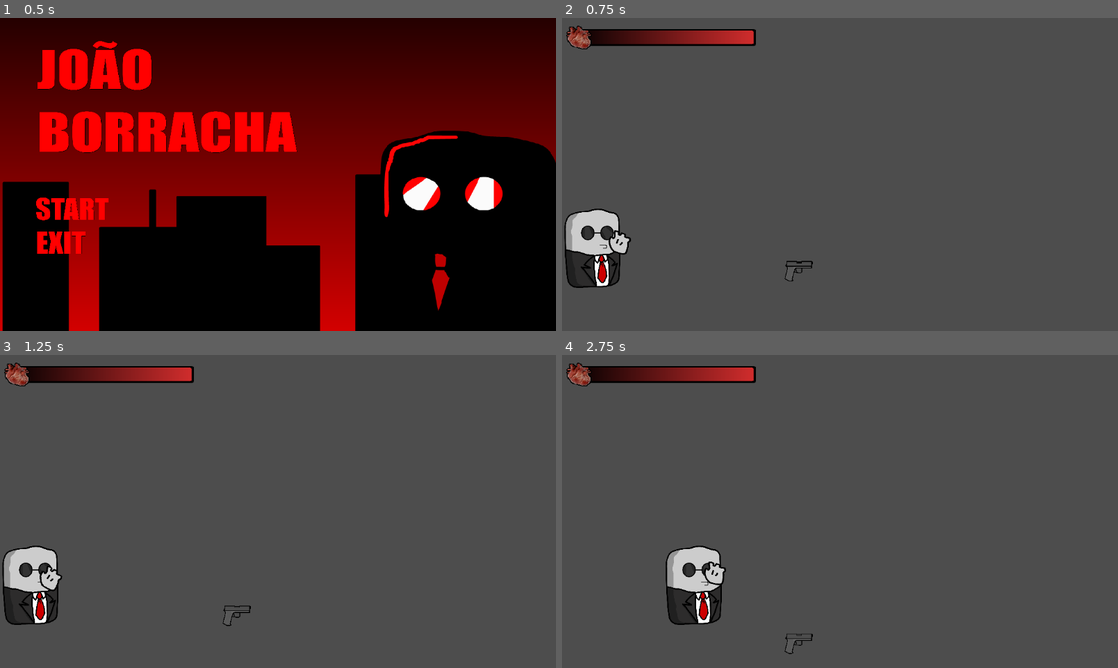
Above: before the commit, frames 1-4 (two rows, left to right).
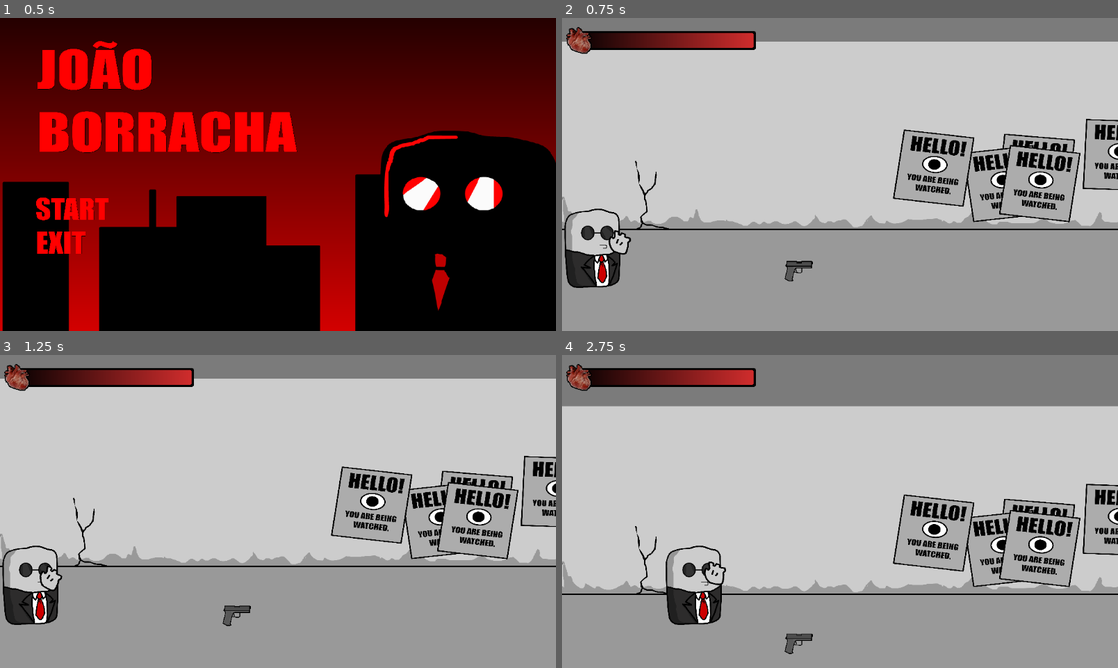
Above: after the commit, the same moments.

Repository: PH1LIPPUS/JoaoBorracha
Game: Godot game, scene res://Sceens/main.tscn
Same seed, same stepped clock (60 frames per second), same inputs: the game is played once before the commit and once after it. Video files are missing from this copy of the repository; at most half a second of black plays in their place.
Inputs (mouse positions are in pixels of both pictures, inside the frame that each line leads up to):
- Up to frame 1 (0.5 s): no input
- Up to frame 2 (0.75 s): click (634, 208) at 0.5 s
- Up to frame 3 (1.25 s): no input
- Up to frame 4 (2.75 s): move the mouse to (962, 495) at 1.27 s; hold Q (drop) 1.28-2.03 s; hold D (right) from 1.28 s (still down); tap Space (jump) at 1.52, 2.27 s; move the mouse to (728, 527) at 2.02 s; tap E (pickup) at 2.1 s

Frame 1 is identical in both runs. In frame 2, 96% of the frame differs, in the area x 0-100%, y 0-100%; in frame 3, 96%; in frame 4, 96%.

Commit message:
Commit Pedido por Filipe Nunes

Diff:
--- a/joaoborracha/Player/player.tscn
+++ b/joaoborracha/Player/player.tscn
@@ -198,8 +198,8 @@
 script = ExtResource("9_n471f")
 
 [node name="BarraSprite" type="AnimatedSprite2D" parent="Barra de vida"]
-position = Vector2(184.613, 34.6574)
-scale = Vector2(1.1, 0.875523)
+position = Vector2(184.613, 40.1574)
+scale = Vector2(1.1, 0.971175)
 sprite_frames = SubResource("SpriteFrames_m0h3t")
 animation = &"Vida"
 autoplay = "Vida"
--- a/joaoborracha/Sceens/cutsceen.tscn
+++ b/joaoborracha/Sceens/cutsceen.tscn
@@ -1,14 +1,15 @@
-[gd_scene load_steps=5 format=3 uid="uid://jqbjgv6vxruj"]
+[gd_scene load_steps=6 format=3 uid="uid://jqbjgv6vxruj"]
 
 [ext_resource type="Script" uid="uid://bmig5dpbvw4fp" path="res://Scrips/cutsceen.gd" id="1_4ixod"]
 [ext_resource type="VideoStream" uid="uid://bfg28n4e725q1" path="res://Resources/johnnyOrigin.ogv" id="2_lp7eo"]
+[ext_resource type="Texture2D" uid="uid://c4v03ilq57b0k" path="res://Resources/resources/sprites/ui/text/skip.png" id="3_lp7eo"]
 [ext_resource type="Texture2D" uid="uid://cx75fenxqq8wp" path="res://Resources/resources/sprites/ui/text/skip1.png" id="4_6my6n"]
 
 [sub_resource type="SpriteFrames" id="SpriteFrames_jwoqj"]
 animations = [{
 "frames": [{
 "duration": 1.0,
-"texture": ExtResource("4_6my6n")
+"texture": ExtResource("3_lp7eo")
 }],
 "loop": true,
 "name": &"idle",
@@ -40,7 +41,7 @@
 position = Vector2(1088.75, 50.5274)
 scale = Vector2(0.08, 0.08)
 sprite_frames = SubResource("SpriteFrames_jwoqj")
-animation = &"skip"
+animation = &"idle"
 autoplay = "idle"
 
 [node name="Skip" type="Button" parent="AnimatedSprite2D"]
--- a/joaoborracha/Sceens/game.tscn
+++ b/joaoborracha/Sceens/game.tscn
@@ -134,7 +134,7 @@
 position = Vector2(552, 329)
 scale = Vector2(5.26, 5.105)
 sprite_frames = SubResource("SpriteFrames_yjs1f")
-animation = &"resume"
+animation = &"back"
 autoplay = "idle"
 
 [node name="Resume" type="Button" parent="PauseMenu"]
--- a/joaoborracha/Sceens/game_over.tscn
+++ b/joaoborracha/Sceens/game_over.tscn
@@ -3,7 +3,7 @@
 [ext_resource type="Script" uid="uid://fsw2pon5s2vq" path="res://Scrips/game_over.gd" id="1_fws3t"]
 [ext_resource type="Texture2D" uid="uid://17opgr2d738l" path="res://Resources/resources/sprites/ui/menu/bg.png" id="2_wt1y3"]
 [ext_resource type="Texture2D" uid="uid://vr2r367au6id" path="res://Resources/resources/sprites/ui/menu/city.png" id="3_nqmtq"]
-[ext_resource type="FontFile" uid="uid://js0ssghbweqw" path="res://Resources/Fontes/impact.ttf" id="4_w2fgr"]
+[ext_resource type="FontFile" uid="uid://js0ssghbweqw" path="res://Resources/resources/impact/impact.ttf" id="4_w2fgr"]
 [ext_resource type="Texture2D" uid="uid://dykgie66otqpi" path="res://Resources/resources/sprites/ui/menu/shadow.png" id="5_sj5qd"]
 
 [node name="Game over" type="Node2D"]
@@ -48,10 +48,10 @@
 expand_mode = 1
 
 [node name="Menu" type="Button" parent="."]
-offset_left = 450.0
-offset_top = 538.0
-offset_right = 592.0
-offset_bottom = 584.0
+offset_left = 971.0
+offset_top = 569.0
+offset_right = 1113.0
+offset_bottom = 615.0
 focus_mode = 0
 theme_override_fonts/font = ExtResource("4_w2fgr")
 theme_override_font_sizes/font_size = 30
@@ -59,10 +59,10 @@
 flat = true
 
 [node name="Restart" type="Button" parent="."]
-offset_left = 218.0
-offset_top = 538.0
-offset_right = 316.0
-offset_bottom = 584.0
+offset_left = 987.0
+offset_top = 502.0
+offset_right = 1086.0
+offset_bottom = 548.0
 focus_mode = 0
 theme_override_fonts/font = ExtResource("4_w2fgr")
 theme_override_font_sizes/font_size = 30
--- a/joaoborracha/Sceens/map.tscn
+++ b/joaoborracha/Sceens/map.tscn
@@ -1,8 +1,10 @@
-[gd_scene load_steps=8 format=3 uid="uid://dsx81hqv41qad"]
+[gd_scene load_steps=10 format=3 uid="uid://dsx81hqv41qad"]
 
-[ext_resource type="Texture2D" uid="uid://cxbkah47ibe8v" path="res://Resources/Maps/MapaFinal1.png" id="1_k0hrr"]
 [ext_resource type="Script" uid="uid://dums2q62dm1ed" path="res://Scrips/map.gd" id="1_omlh4"]
+[ext_resource type="Texture2D" uid="uid://eshlcm1fv8sv" path="res://Resources/Maps/FirstMap.png" id="2_0ofuf"]
 [ext_resource type="Texture2D" uid="uid://cyj6ylgm7x40r" path="res://Resources/resources/sprites/chars/Prostituta.png" id="3_mhqvs"]
+[ext_resource type="Texture2D" uid="uid://cq425ck3or4q3" path="res://Resources/Maps/Final2.png" id="3_o2xtr"]
+[ext_resource type="Texture2D" uid="uid://c4hncmrhbwhaa" path="res://Resources/Maps/Final3.png" id="4_knvlg"]
 [ext_resource type="Texture2D" uid="uid://wese7xclmpjk" path="res://Resources/resources/sprites/chars/rockstar.png" id="4_qitap"]
 
 [sub_resource type="RectangleShape2D" id="RectangleShape2D_1kbfe"]
@@ -18,9 +20,19 @@
 script = ExtResource("1_omlh4")
 
 [node name="MapaFinal1" type="Sprite2D" parent="."]
-position = Vector2(4400, 148)
+position = Vector2(1462, 218)
 scale = Vector2(0.302019, 0.254724)
-texture = ExtResource("1_k0hrr")
+texture = ExtResource("2_0ofuf")
+
+[node name="MapaFinal2" type="Sprite2D" parent="."]
+position = Vector2(4002, 218)
+scale = Vector2(0.302019, 0.254724)
+texture = ExtResource("3_o2xtr")
+
+[node name="MapaFinal3" type="Sprite2D" parent="."]
+position = Vector2(6946, 218)
+scale = Vector2(0.302019, 0.254724)
+texture = ExtResource("4_knvlg")
 
 [node name="Colisões" type="StaticBody2D" parent="."]
 collision_layer = 33
@@ -46,12 +58,12 @@
 position = Vector2(4524, 454)
 shape = SubResource("RectangleShape2D_omlh4")
 
+[node name="Rockstar" type="Sprite2D" parent="."]
+position = Vector2(5644, 368)
+scale = Vector2(0.289721, 0.355252)
+texture = ExtResource("4_qitap")
+
 [node name="Prostituta" type="Sprite2D" parent="."]
 position = Vector2(5522, 377)
 scale = Vector2(0.268827, 0.302265)
 texture = ExtResource("3_mhqvs")
-
-[node name="Rockstar" type="Sprite2D" parent="."]
-position = Vector2(5659, 366)
-scale = Vector2(0.289721, 0.355252)
-texture = ExtResource("4_qitap")
Not shown: 1 places in joaoborracha/Sceens/game.tscn that only renumber resources
